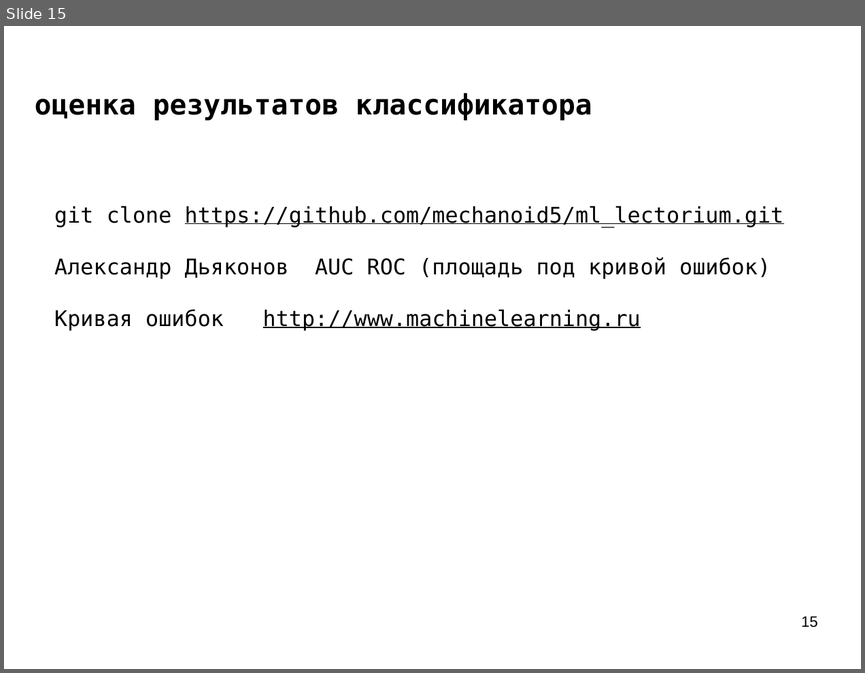
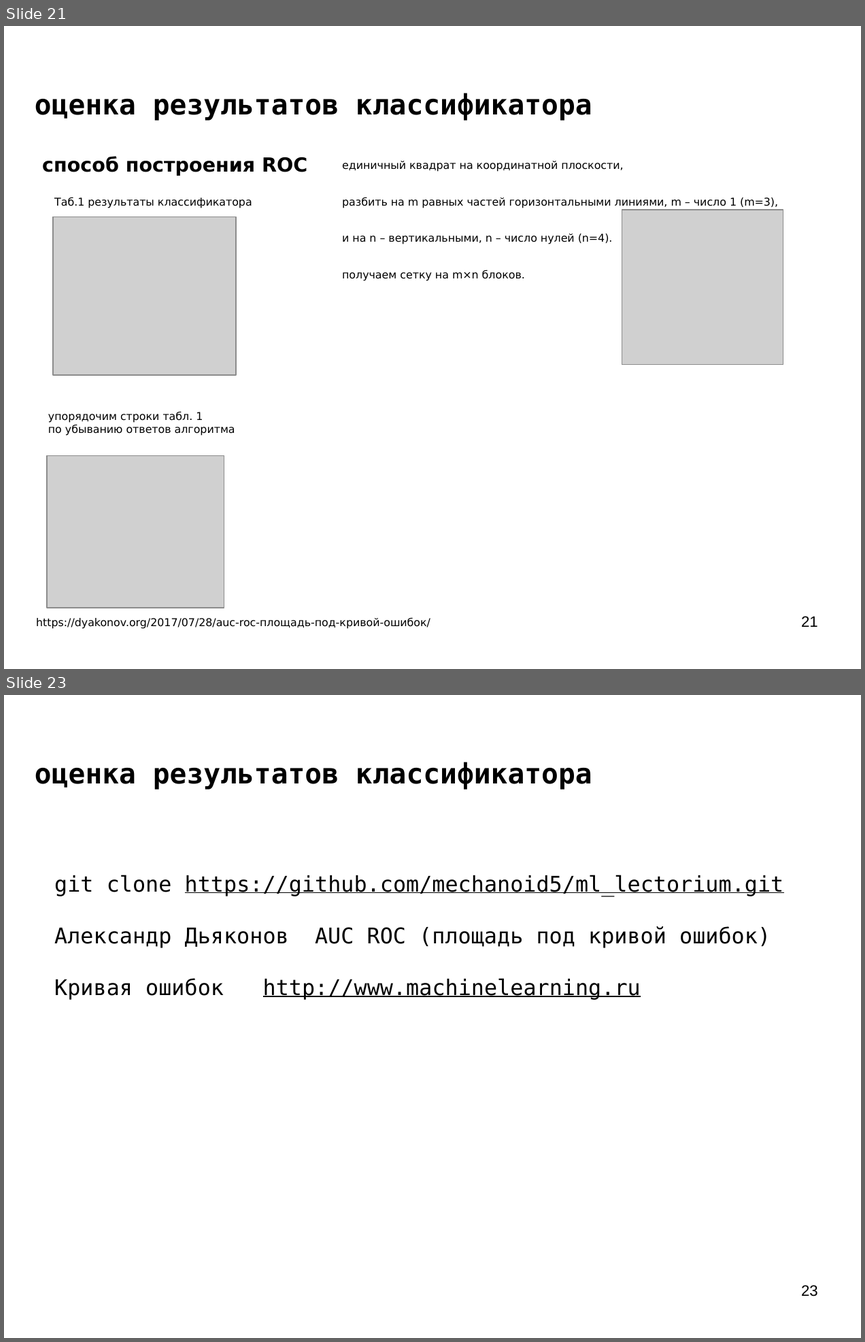
Before and after one commit to mechanoid5/ml_lectorium_legacy, a slide deck: 06-roc-auc.odp. Shown one above the other, each under a label of ours: slide 15 before the commit, slides 21 and 23 after it; the slides between them are not shown. The pictures are 865x673 and 865x1342 pixels, drawn with LibreOffice and Linux fonts; fonts in the diff are those of the drawing; grey boxes stand for pictures; background and template pictures are left out. Boxes give left, top, right and bottom in pixels: in the first picture for what was removed or moved away, otherwise in the second. Text is boxed around its words. In the diff, an @@ line names an element or a change of style, - is before the commit and + after.

```diff
--- a/06-roc-auc.odp
+++ b/06-roc-auc.odp
@@ slide 21 added at [4, 26, 861, 669], background picture (left out) @@
@@ title added at [35, 93, 592, 121], 26 pt, text #000000, bold @@
+оценка результатов классификатора
@@ text added at [42, 156, 307, 176], 18 pt, text #000000, bold @@
+способ построения ROC
@@ text added at [342, 161, 778, 281], 10 pt, text #000000 @@
+единичный квадрат на координатной плоскости,
+разбить на m равных частей горизонтальными линиями, m – число 1 (m=3),
+и на n – вертикальными, n – число нулей (n=4).
+получаем сетку на m×n блоков.
@@ text added at [54, 197, 252, 208], 10 pt, text #000000 @@
+Таб.1 результаты классификатора
@@ picture added at [53, 217, 236, 375] @@
@@ picture added at [622, 210, 783, 364] @@
@@ text added at [48, 411, 235, 435], 10 pt, text #000000 @@
+упорядочим строки табл. 1
+по убыванию ответов алгоритма
@@ picture added at [47, 455, 224, 607] @@
@@ text added at [36, 617, 430, 628], 10 pt, text #000000 @@
+https://dyakonov.org/2017/07/28/auc-roc-площадь-под-кривой-ошибок/
@@ page number added at [801, 616, 818, 626], 14 pt, text #000000 @@
+21
@@ what was slide 15 is now slide 23 @@
@@ page number at [801, 1285, 818, 1296]: text changed @@
-15
+23
```
Also in this commit, not shown: 8 slides changed, 7 other slides added, 3 other files.
